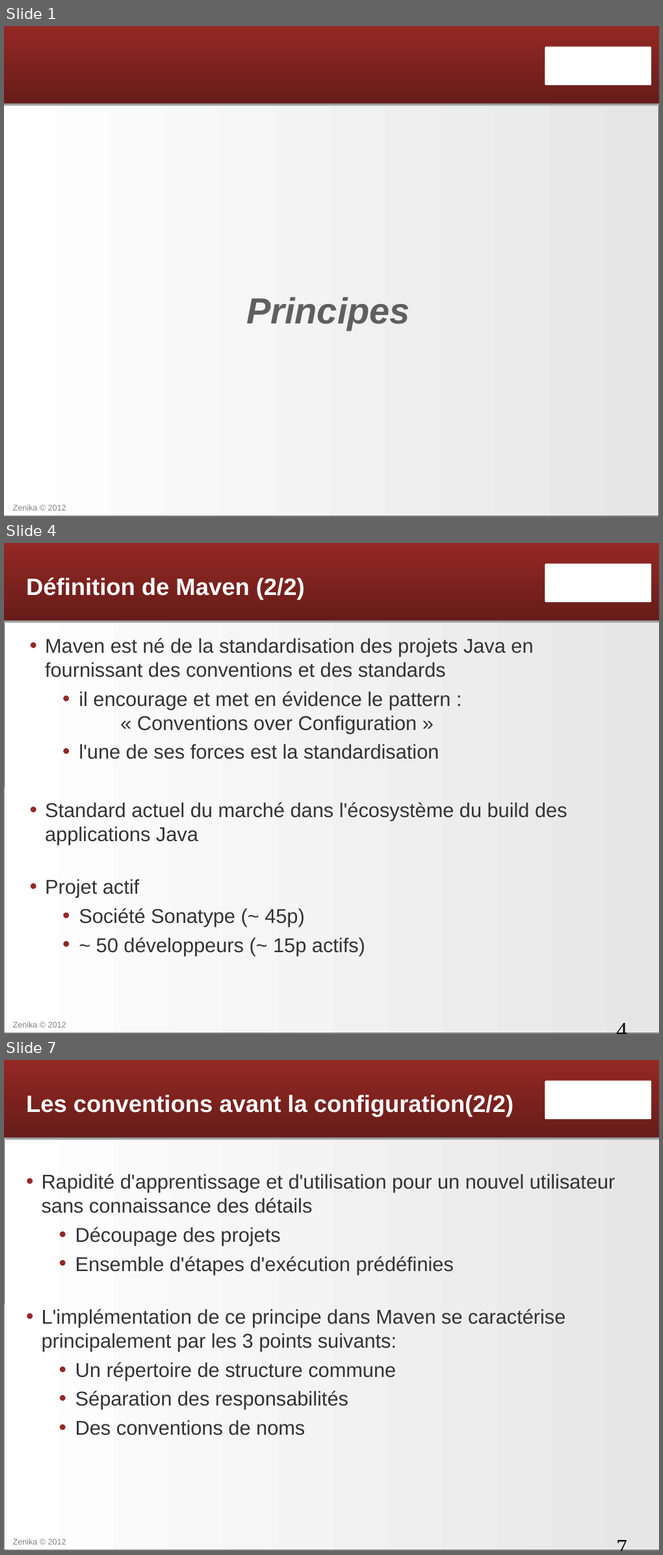
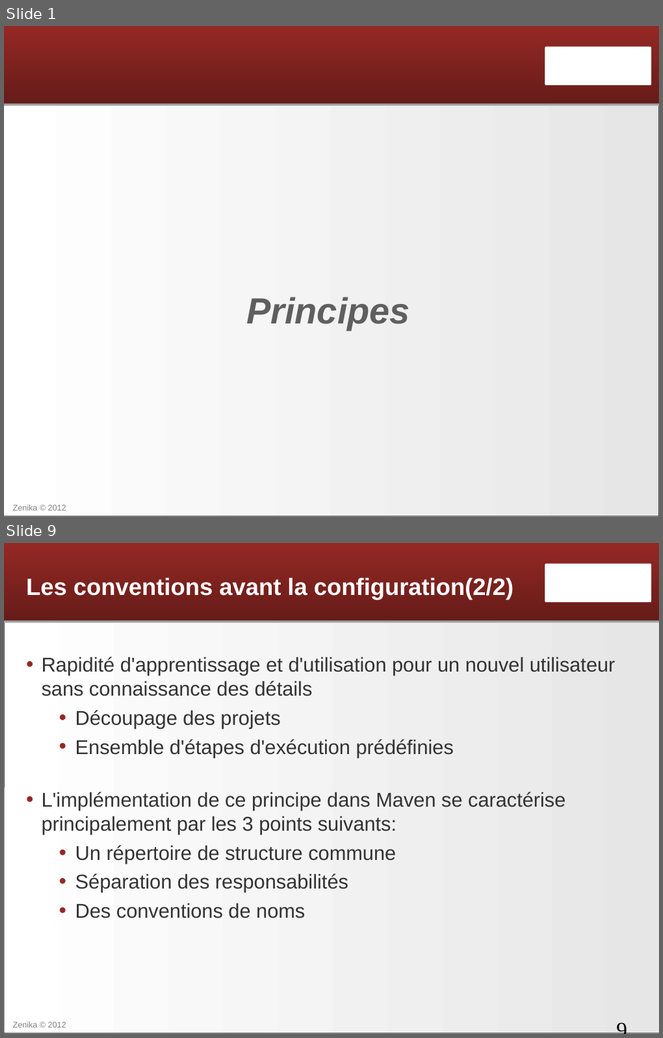
Before and after one commit to Zenika/formation-maven-osgi, a slide deck: Maven - 01 - Introduction.odp. Shown one above the other, each under a label of ours: slides 1, 4 and 7 before the commit, slides 1 and 9 after it; the slides between them are not shown. The pictures are 663x1555 and 663x1038 pixels, drawn with LibreOffice and Linux fonts; fonts in the diff are those of the drawing; background and template pictures are left out. Boxes give left, top, right and bottom in pixels: in the first picture for what was removed or moved away, otherwise in the second. Text is boxed around its words. In the diff, an @@ line names an element or a change of style, - is before the commit and + after.

Commit message:
Reprend les premiers slides de Maven 01

```diff
--- a/Maven - 01 - Introduction.odp
+++ b/Maven - 01 - Introduction.odp
@@ slide 4 removed at bbox=[4, 543, 659, 1034], background gradient #D5DFE7 to #FEFEFE; not listed: 6 template elements that a slide beside it also shows @@
@@ title removed at bbox=[26, 577, 305, 600] @@
-Définition de Maven (2/2)
@@ text removed at bbox=[45, 638, 568, 956] @@
-• Maven est né de la standardisation des projets Java en fournissant des conventions et des standards
-  • il encourage et met en évidence le pattern :
-    « Conventions over Configuration »
-  • l'une de ses forces est la standardisation
-• Standard actuel du marché dans l'écosystème du build des applications Java
-• Projet actif
-  • Société Sonatype (~ 45p)
-  • ~ 50 développeurs (~ 15p actifs)
@@ what was slide 7 is now slide 9 @@
@@ page number at bbox=[610, 1016, 659, 1031]: text changed @@
-7
+9
```
Also in this commit, not shown: 4 slides changed, 3 slides added, 1 other file.
